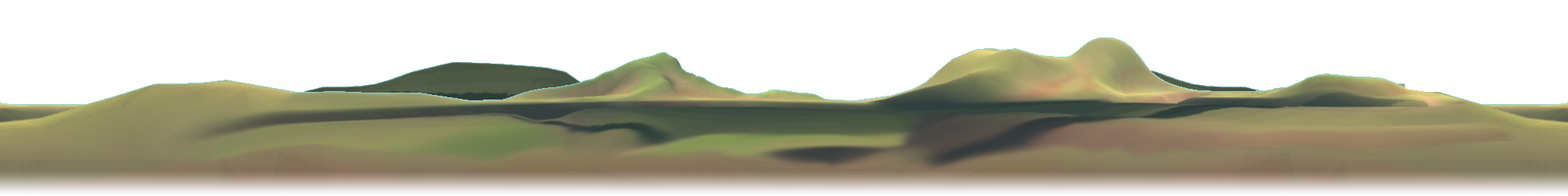
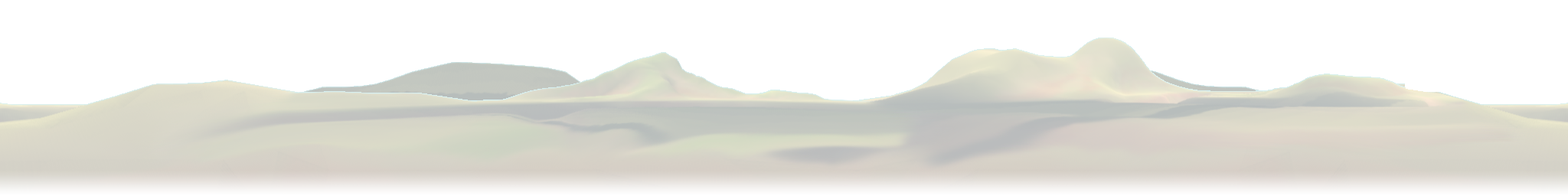
Layered file, before and after one edit (1568 × 196). Changes by layer:
pixels changed over [0, 37, 1568, 195] (layer not identified)
